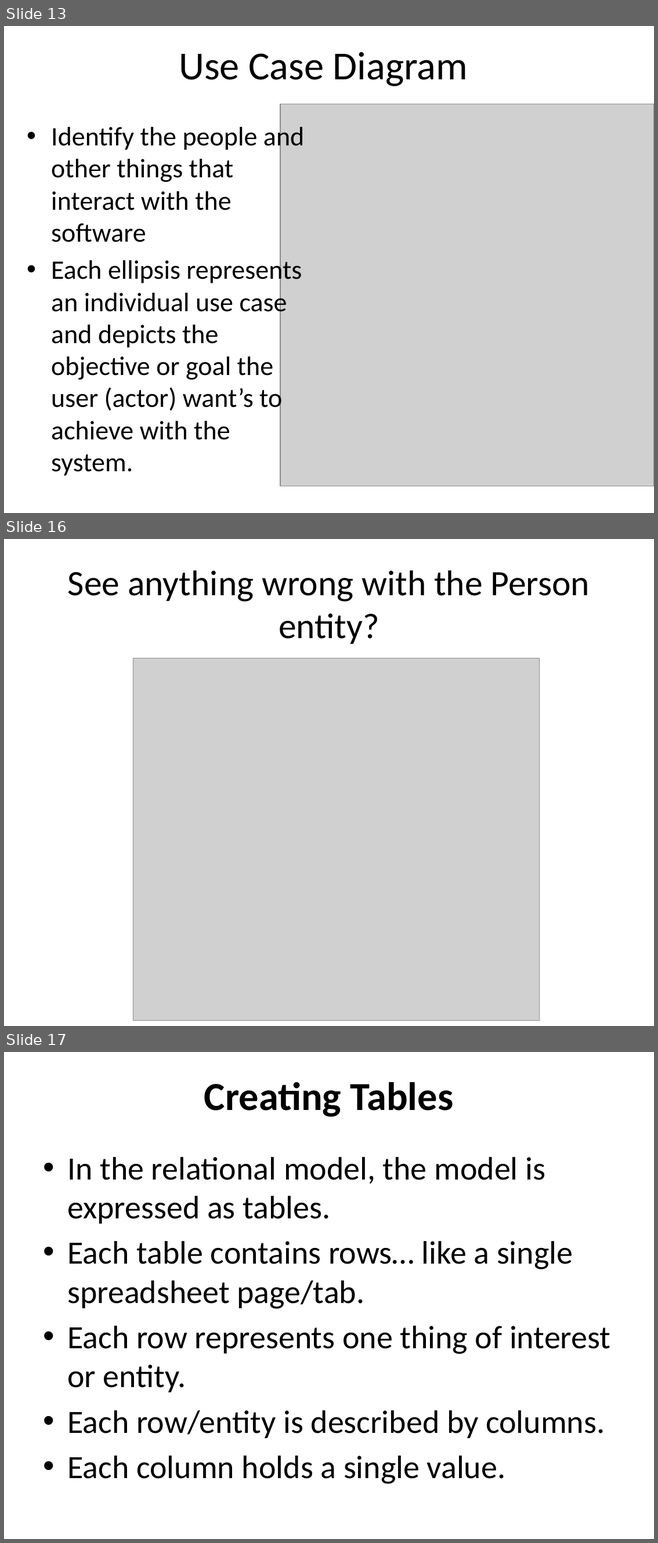
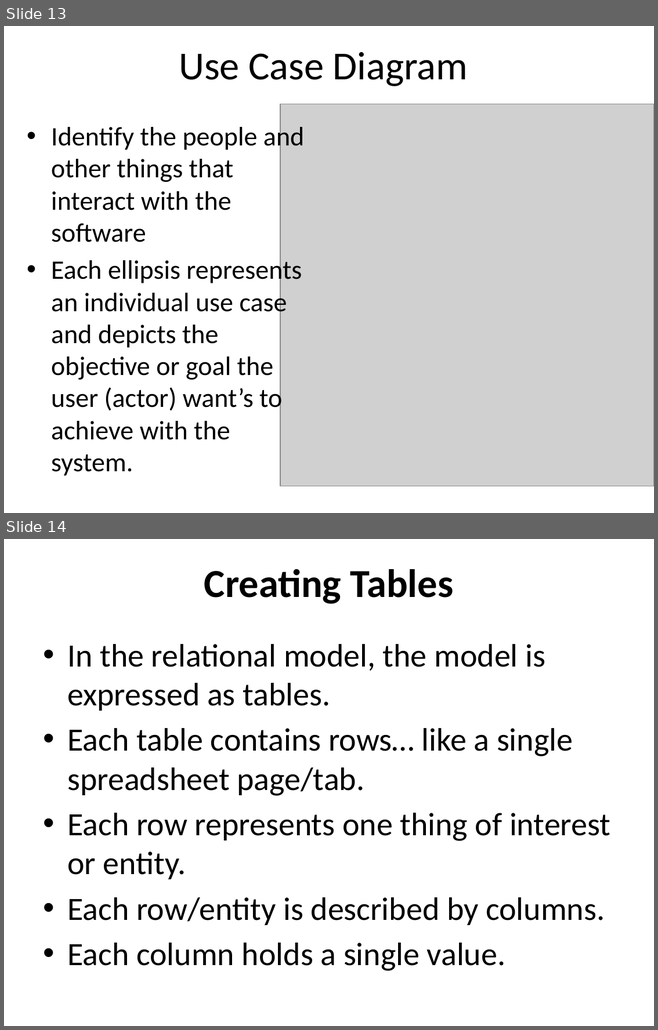
Before and after one commit to dchabala10/mysql101, a slide deck: Presentation/Intro_to_Relational_Databases_with_MySQL_Day1.pptx. Shown one above the other, each under a label of ours: slides 13, 16 and 17 before the commit, slides 13 and 14 after it; the slides between them are not shown. The pictures are 658x1543 and 658x1030 pixels, drawn with LibreOffice and Linux fonts; fonts in the diff are those of the drawing; grey boxes stand for pictures. Boxes give left, top, right and bottom in pixels: in the first picture for what was removed or moved away, otherwise in the second. Text is boxed around its words. In the diff, an @@ line names an element or a change of style, - is before the commit and + after.

```diff
--- a/Presentation/Intro_to_Relational_Databases_with_MySQL_Day1.pptx
+++ b/Presentation/Intro_to_Relational_Databases_with_MySQL_Day1.pptx
@@ slide 16 removed at [4, 539, 654, 1026], background #FFFFFF @@
@@ title removed at [68, 570, 590, 644] @@
-See anything wrong with the Person entity?
@@ picture removed at [133, 658, 539, 1020] @@
@@ what was slide 17 is now slide 14 @@
```
Also in this commit, not shown: 4 slides changed, 6 slides added, 2 other slides removed.
